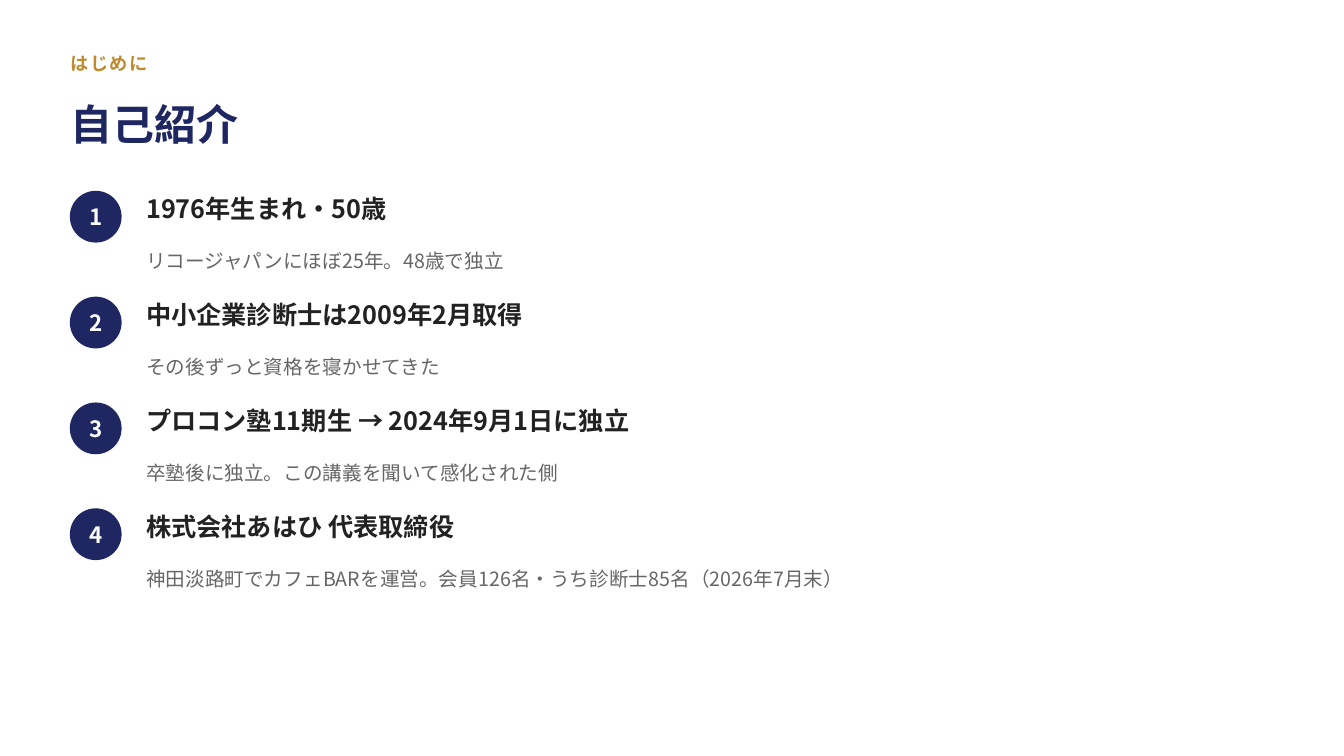
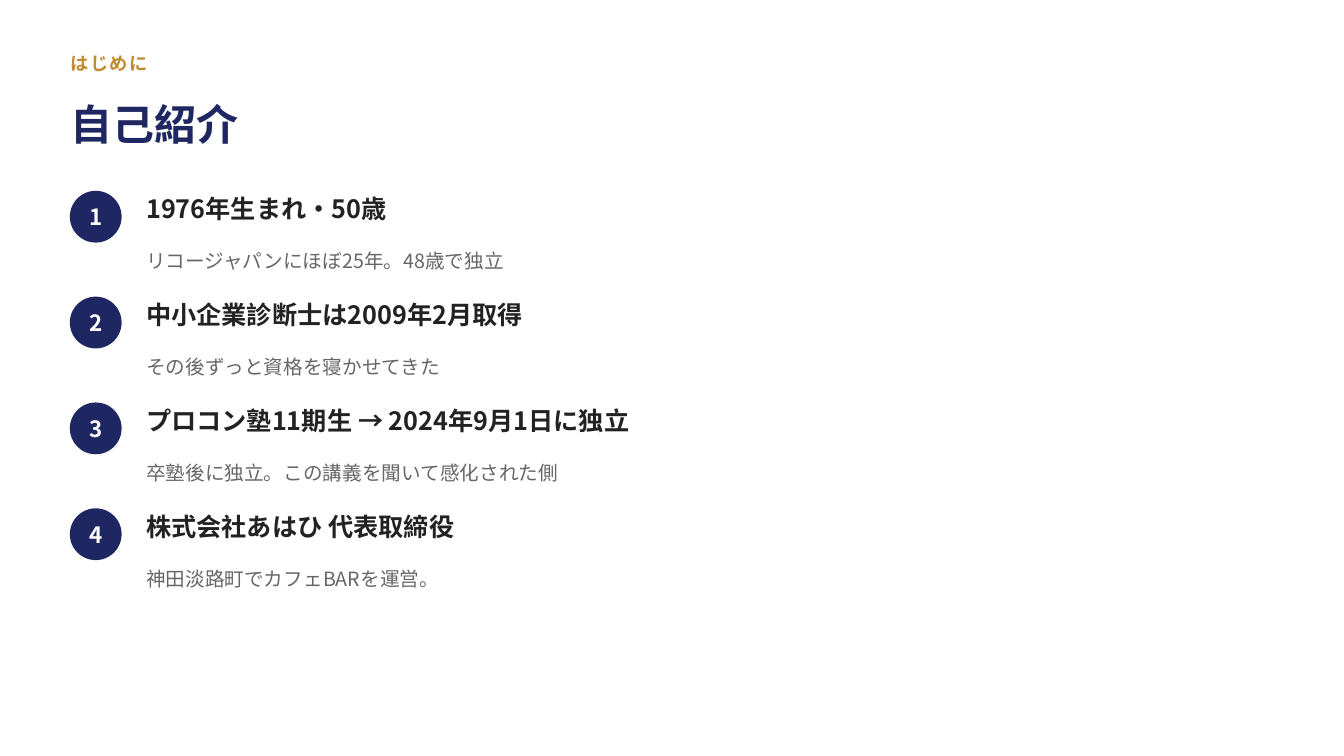
Before and after one commit to ahahi-biz/ahahi-hp, a slide deck: slide 3 of docs/lecture-johoku-procon.pptx. Drawn at 1344x756 pixels with LibreOffice and Linux fonts; fonts in the diff are those of the drawing. Boxes give left, top, right and bottom in pixels: in the first picture for what was removed or moved away, otherwise in the second. Text is boxed around its words. In the diff, an @@ line names an element or a change of style, - is before the commit and + after.

```diff
--- a/docs/lecture-johoku-procon.pptx
+++ b/docs/lecture-johoku-procon.pptx
@@ text at box(146, 569, 439, 588): text changed @@
-神田淡路町でカフェBARを運営。会員126名・うち診断士85名（2026年7月末）
+神田淡路町でカフェBARを運営。
```
Also in this commit, not shown: 25 other slides changed, 18 slides added, 5 slides removed, 3 other files.
